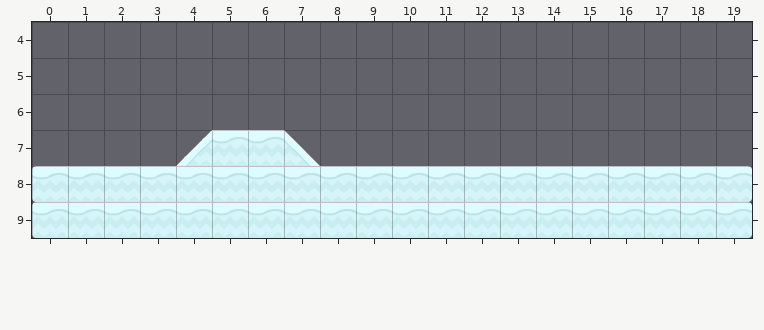
An edit to a level. Tiled map, android/assets/map/map1.tmx. That is the earlier state.
Cells are 70x70 px. Shown: x 0..19, y 4..9.
The result:
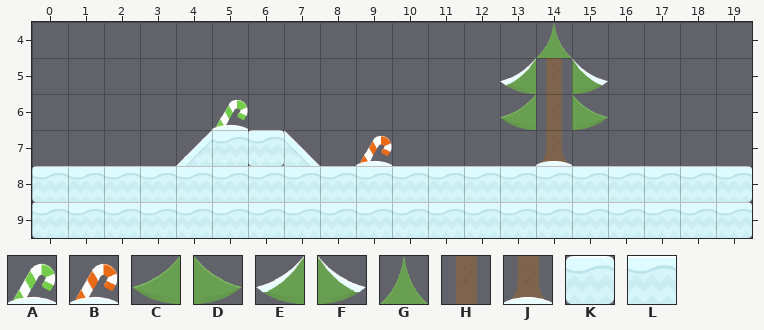
Key: from "ice-tiles": A 1, B 5, C 53, D 56, E 57, F 58, G 61, H 63, J 66, K 76, L 94.
_ is an empty cell.
Change:
Layer "background":
y 4: x 14 _ -> G
y 5: x 13..15 ___ -> EHF
y 6: x 5 _ -> A; x 13..15 ___ -> CHD
y 7: x 6 L -> K; x 9 _ -> B; x 14 _ -> J
